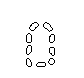
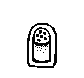
Layer changes from the first (84, 78) image to the second:
hid "a" (9th of 9, in "salt anim"), painted on it over <box>26,22,57,68</box>
showed "salt.png", moved it below "a", painted on it over <box>26,22,57,68</box>
